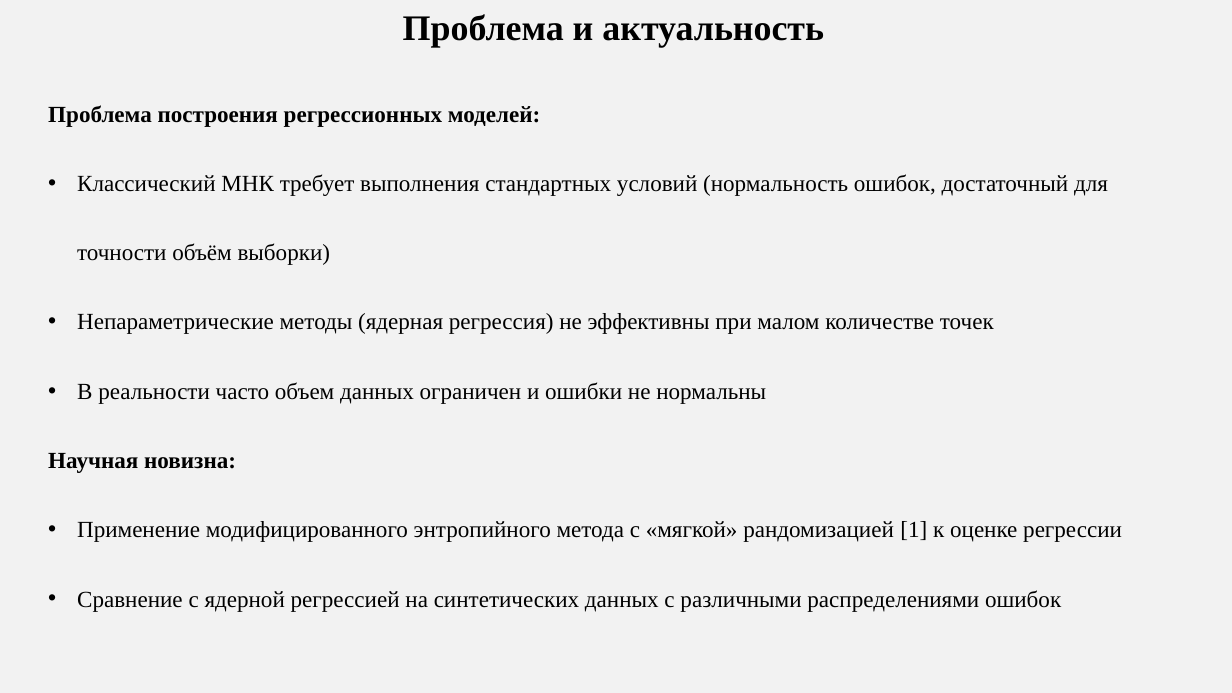
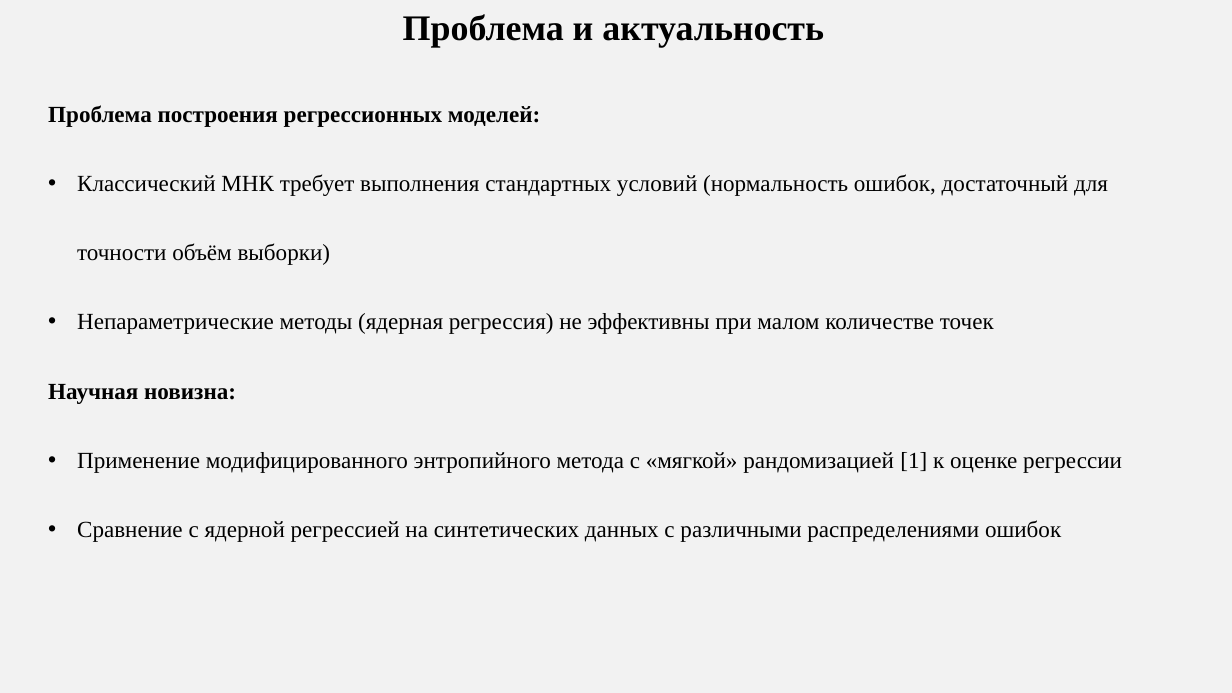
Before and after one commit to AnfimovAleksandr/mag_diploma, a slide deck: slide 2 of Тезис_для_конференции/Anfimov_tezis.pptx. Drawn at 1232x693 pixels with LibreOffice and Linux fonts; fonts in the diff are those of the drawing. Boxes give left, top, right and bottom in pixels: in the first picture for what was removed or moved away, otherwise in the second. Text is boxed around its words. In the diff, an @@ line names an element or a change of style, - is before the commit and + after.

```diff
--- a/Тезис_для_конференции/Anfimov_tezis.pptx
+++ b/Тезис_для_конференции/Anfimov_tezis.pptx
@@ text at (77, 382, 766, 404): paragraph removed @@
-• В реальности часто объем данных ограничен и ошибки не нормальны
```
Also in this commit, not shown: 2 other slides changed, 1 slide added, 1 slide removed, 2 other files.
